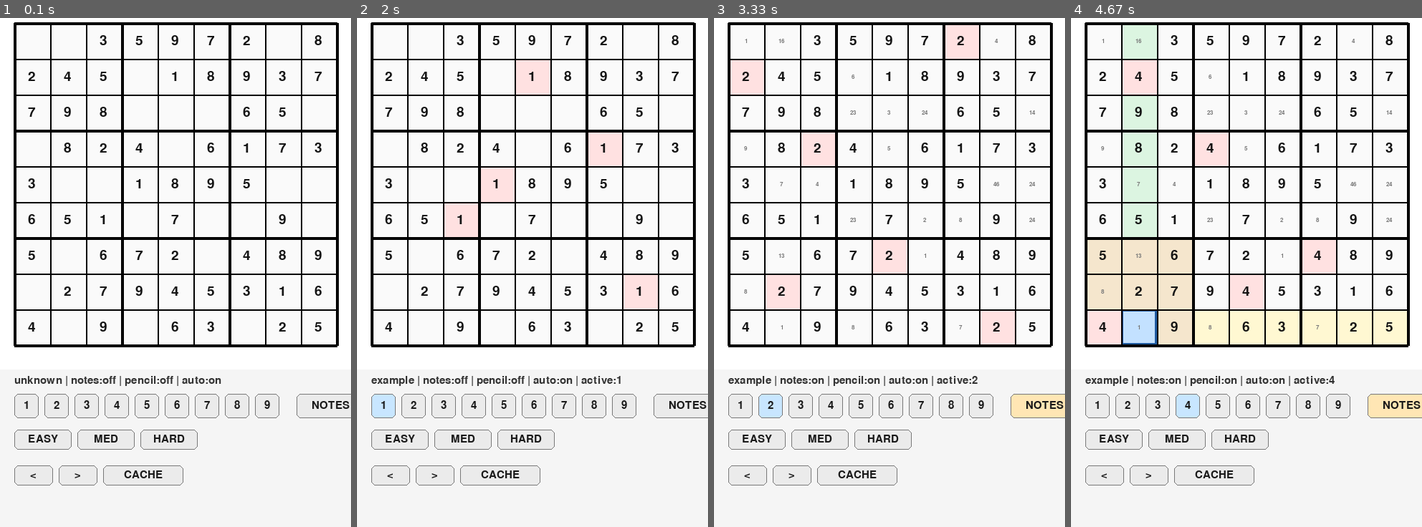
Above: before the commit, frames 1-4 (left to right).
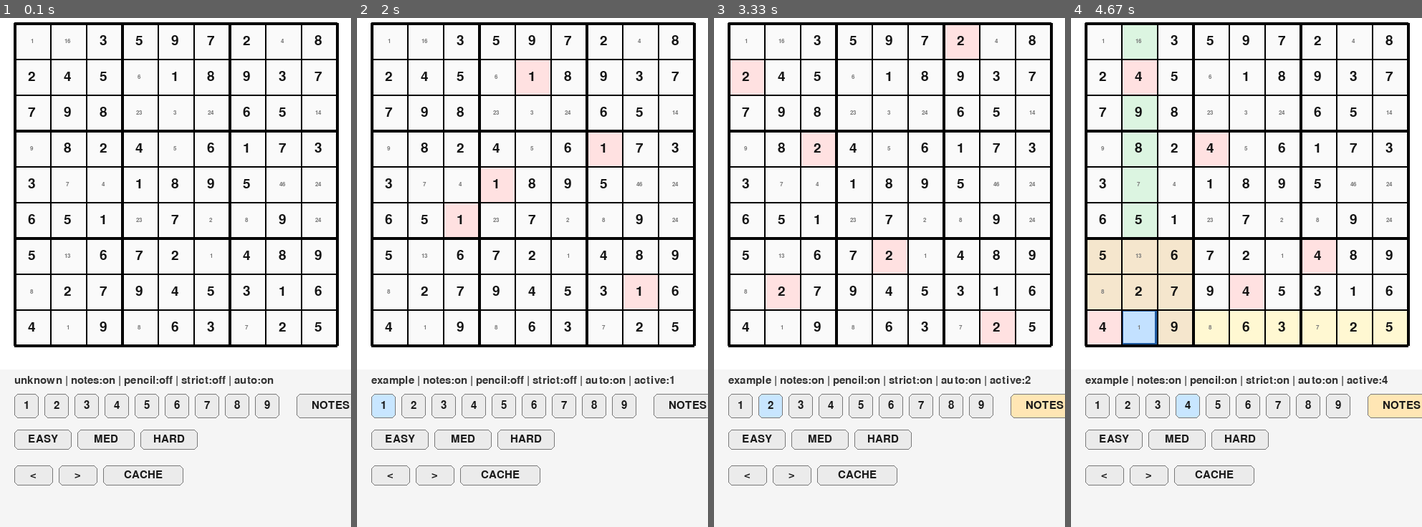
Above: after the commit, the same moments.

Repository: Isakbjer/sudoku
Game: pygame game, started from ui_pygame.py
Same seed, same stepped clock (60 frames per second), same inputs: the game is played once before the commit and once after it.
Inputs (mouse positions are in pixels of both pictures, inside the frame that each line leads up to):
- Up to frame 1 (0.1 s): no input
- Up to frame 2 (2 s): tap Z at 0.33 s; click (532, 185) at 0.72 s; tap I at 1 s; click (525, 440) at 1.38 s; click (385, 404) at 1.72 s
- Up to frame 3 (3.33 s): click (857, 476) at 2.05 s; tap N at 2.33 s; click (770, 404) at 2.72 s; tap P at 3 s
- Up to frame 4 (4.67 s): click (1134, 338) at 3.95 s; click (1186, 404) at 4.28 s; tap U at 4.57 s

The runs differ from the first frame. In frame 1, 0.5% of the frame differs, in the area x 8-92%, y 4-73%; in frame 2, 0.6%; in frame 3, 0.3%; in frame 4, 0.3%.

Commit message:
Allow mistakes and show notes

Diff:
--- a/main.py
+++ b/main.py
@@ -86,6 +86,26 @@
     return None
 
 
+def find_conflicts(grid: List[List[Optional[int]]], row: int, column: int, value: int) -> List[Tuple[int, int]]:
+    n = len(grid)
+    conflicts: Set[Tuple[int, int]] = set()
+    for c in range(n):
+        if grid[row][c] == value:
+            conflicts.add((row, c))
+    for r in range(n):
+        if grid[r][column] == value:
+            conflicts.add((r, column))
+    block = int(n**0.5)
+    br = (row // block) * block
+    bc = (column // block) * block
+    for r in range(br, br + block):
+        for c in range(bc, bc + block):
+            if grid[r][c] == value:
+                conflicts.add((r, c))
+    conflicts.discard((row, column))
+    return sorted(conflicts)
+
+
 def is_solved_grid(grid: List[List[Optional[int]]]) -> bool:
     n = len(grid)
     if any(cell is None for row in grid for cell in row):
@@ -251,6 +271,9 @@
                 if self.grid[r][c] is None:
                     self.auto_notes[(r, c)] = find_notes(self.grid, r, c)
 
+    def find_conflicts(self, row: int, column: int, value: int) -> List[Tuple[int, int]]:
+        return find_conflicts(self.grid, row, column, value)
+
     def get_notes(self, row: int, column: int) -> Set[int]:
         return self.find_notes(row, column)
 
@@ -288,6 +311,48 @@
             self.recompute_notes()
         return self.autonote
 
+    def _apply_placement(self, row: int, column: int, value: int) -> None:
+        old_value = self.grid[row][column]
+        affected = self._affected_cells(row, column)
+        snapshot = {
+            'auto': {k: set(self.auto_notes.get(k, set())) for k in affected},
+            'manual': {k: set(self.manual_notes.get(k, set())) for k in affected},
+        }
+        self.grid[row][column] = value if value not in (None, 0) else None
+        # The target cell is no longer a note cell after placement/clear.
+        self.auto_notes.pop((row, column), None)
+        self.manual_notes.pop((row, column), None)
+        if value in (None, 0):
+            if self.autonote:
+                self.recompute_notes()
+        else:
+            for key in affected:
+                if key == (row, column):
+                    continue
+                auto_notes = self.auto_notes.get(key, set())
+                auto_notes.discard(value)
+                if auto_notes:
+                    self.auto_notes[key] = auto_notes
+                elif key in self.auto_notes:
+                    del self.auto_notes[key]
+                manual_notes = self.manual_notes.get(key, set())
+                manual_notes.discard(value)
+                if manual_notes:
+                    self.manual_notes[key] = manual_notes
+                elif key in self.manual_notes:
+                    del self.manual_notes[key]
+
+        self.move_log.append(('composite', [('cell', row, column, old_value, None if value in (None, 0) else value), ('notes_snapshot', snapshot)]))
+
+    def force_move(self, row: int, column: int, value: int) -> bool:
+        n = len(self.grid)
+        if not (0 <= row < n and 0 <= column < n):
+            return False
+        if (row, column) in self.givens:
+            return False
+        self._apply_placement(row, column, value)
+        return True
+
     def try_move(self, row: int, column: int, value: int) -> Tuple[bool, List[Tuple[int, int]]]:
         """Attempt a move and return (success, conflicts).
 
@@ -301,62 +366,13 @@
             return False, [(row, column)]
         # clearing cell
         if value is None or value == 0:
-            old_value = self.grid[row][column]
-            # snapshot notes for affected cells
-            affected = self._affected_cells(row, column)
-            snapshot = {
-                'auto': {k: set(self.auto_notes.get(k, set())) for k in affected},
-                'manual': {k: set(self.manual_notes.get(k, set())) for k in affected},
-            }
-            # apply change
-            self.grid[row][column] = None
-            if self.autonote:
-                self.recompute_notes()
-            self.move_log.append(('composite', [('cell', row, column, old_value, None), ('notes_snapshot', snapshot)]))
+            self._apply_placement(row, column, 0)
             return True, []
 
-        # check conflicts
-        conflicts: List[Tuple[int, int]] = []
-        # row
-        for c in range(len(self.grid[0])):
-            if self.grid[row][c] == value:
-                conflicts.append((row, c))
-        # column
-        for r in range(len(self.grid)):
-            if self.grid[r][column] == value:
-                conflicts.append((r, column))
-        # box
-        block = int(len(self.grid) ** 0.5)
-        br = (row // block) * block
-        bc = (column // block) * block
-        for r in range(br, br + block):
-            for c in range(bc, bc + block):
-                if self.grid[r][c] == value:
-                    conflicts.append((r, c))
-        # remove duplicates and ignore the target cell itself
-        conflicts = [p for p in set(conflicts) if p != (row, column)]
+        conflicts = find_conflicts(self.grid, row, column, value)
         if conflicts:
             return False, conflicts
-
-        # perform move and record note snapshots for undo
-        old_value = self.grid[row][column]
-        affected = self._affected_cells(row, column)
-        snapshot = {
-            'auto': {k: set(self.auto_notes.get(k, set())) for k in affected},
-            'manual': {k: set(self.manual_notes.get(k, set())) for k in affected},
-        }
-        self.grid[row][column] = value
-        if (row, column) in self.manual_notes:
-            del self.manual_notes[(row, column)]
-        if self.autonote:
-            # remove this value from notes in affected cells
-            for k in affected:
-                s = self.auto_notes.get(k, set())
-                if value in s:
-                    s.discard(value)
-                    self.auto_notes[k] = s
-        # push composite entry
-        self.move_log.append(('composite', [('cell', row, column, old_value, value), ('notes_snapshot', snapshot)]))
+        self._apply_placement(row, column, value)
         return True, []
 
     def _affected_cells(self, row: int, column: int) -> Set[Tuple[int, int]]:
--- a/tests/test_puzzle_loader.py
+++ b/tests/test_puzzle_loader.py
@@ -83,6 +83,13 @@
         self.assertTrue(board.undo())
         self.assertEqual(board.find_notes(0, 0), {1})
 
+    def test_force_move_prunes_notes_without_autonote(self):
+        board = main.Board(example_games.example_grid_1)
+        board.autonote = False
+        board.manual_notes[(0, 1)] = {1, 5}
+        board.force_move(0, 0, 1)
+        self.assertNotIn(1, board.manual_notes.get((0, 1), set()))
+
     def test_cache_roundtrip(self):
         with TemporaryDirectory() as tmpdir:
             cache_path = Path(tmpdir) / "puzzles.json"
--- a/ui_pygame.py
+++ b/ui_pygame.py
@@ -78,6 +78,14 @@
     return pygame.Rect(MARGIN + 9 * (BUTTON_SIZE + BUTTON_GAP) + 124, panel_top + 34, 96, BUTTON_SIZE)
 
 
+def _undo_button_rect(panel_top: int) -> pygame.Rect:
+    return pygame.Rect(MARGIN + 9 * (BUTTON_SIZE + BUTTON_GAP) + 232, panel_top + 34, 76, BUTTON_SIZE)
+
+
+def _strict_button_rect(panel_top: int) -> pygame.Rect:
+    return pygame.Rect(MARGIN + 9 * (BUTTON_SIZE + BUTTON_GAP) + 316, panel_top + 34, 84, BUTTON_SIZE)
+
+
 def _difficulty_rect(panel_top: int, label_index: int) -> pygame.Rect:
     left = MARGIN + label_index * 88
     return pygame.Rect(left, panel_top + 84, 80, 28)
@@ -109,8 +117,8 @@
     active_number: Optional[int] = None,
     show_incorrect: bool = False,
     flash_cells: set | None = None,
-    show_notes: bool = False,
     note_mode: bool = False,
+    strict_mode: bool = False,
     browser_index: Optional[int] = None,
     browser_total: Optional[int] = None,
 ) -> pygame.Surface:
@@ -176,7 +184,7 @@
                         color = (180, 30, 30)
                 txt = font.render(str(value), True, color)
                 surface.blit(txt, (rect.x + (CELL - txt.get_width()) // 2, rect.y + (CELL - txt.get_height()) // 2))
-            elif show_notes:
+            else:
                 if hasattr(board, "get_notes"):
                     notes = board.get_notes(r, c)
                 elif hasattr(board, "find_notes"):
@@ -198,7 +206,7 @@
     panel_font = pygame.font.SysFont(None, 22)
     difficulty = getattr(board, "difficulty", None) or "unknown"
     autonote = getattr(board, "autonote", False)
-    status = f"{difficulty} | notes:{'on' if show_notes else 'off'} | pencil:{'on' if note_mode else 'off'} | auto:{'on' if autonote else 'off'}"
+    status = f"{difficulty} | notes:on | pencil:{'on' if note_mode else 'off'} | strict:{'on' if strict_mode else 'off'} | auto:{'on' if autonote else 'off'}"
     if active_number is not None:
         status += f" | active:{active_number}"
     if browser_index is not None and browser_total:
@@ -224,6 +232,18 @@
     pygame.draw.rect(surface, (120, 120, 120), clear_rect, 1, border_radius=6)
     clear_txt = panel_font.render("CLEAR", True, (25, 25, 25))
     surface.blit(clear_txt, (clear_rect.x + (clear_rect.width - clear_txt.get_width()) // 2, clear_rect.y + (clear_rect.height - clear_txt.get_height()) // 2))
+
+    undo_rect = _undo_button_rect(panel_top)
+    pygame.draw.rect(surface, COLOR_BUTTON, undo_rect, border_radius=6)
+    pygame.draw.rect(surface, (120, 120, 120), undo_rect, 1, border_radius=6)
+    undo_txt = panel_font.render("UNDO", True, (25, 25, 25))
+    surface.blit(undo_txt, (undo_rect.x + (undo_rect.width - undo_txt.get_width()) // 2, undo_rect.y + (undo_rect.height - undo_txt.get_height()) // 2))
+
+    strict_rect = _strict_button_rect(panel_top)
+    pygame.draw.rect(surface, COLOR_BUTTON_ACTIVE if strict_mode else COLOR_BUTTON, strict_rect, border_radius=6)
+    pygame.draw.rect(surface, (120, 120, 120), strict_rect, 1, border_radius=6)
+    strict_txt = panel_font.render("STRICT", True, (25, 25, 25))
+    surface.blit(strict_txt, (strict_rect.x + (strict_rect.width - strict_txt.get_width()) // 2, strict_rect.y + (strict_rect.height - strict_txt.get_height()) // 2))
 
     prev_rect = _browse_prev_rect(panel_top)
     next_rect = _browse_next_rect(panel_top)
@@ -254,8 +274,8 @@
     selected: Tuple[int, int] | None = None
     active_number: Optional[int] = None
     show_incorrect = False
-    show_notes = False
     note_mode = False
+    strict_mode = False
     flash_cells = set()
     flash_end = 0
     puzzle_cache = puzzle_loader.load_cached_puzzles()
@@ -270,7 +290,7 @@
         difficulty = getattr(board, "difficulty", None) or "unknown"
         autonote = getattr(board, "autonote", False)
         pygame.display.set_caption(
-            f"Sudoku [{difficulty}] | notes:{'on' if show_notes else 'off'} | pencil:{'on' if note_mode else 'off'} | auto:{'on' if autonote else 'off'}"
+            f"Sudoku [{difficulty}] | notes:on | pencil:{'on' if note_mode else 'off'} | strict:{'on' if strict_mode else 'off'} | auto:{'on' if autonote else 'off'}"
         )
 
     def load_difficulty(difficulty: str):
@@ -351,7 +371,7 @@
         if not main.is_solved_grid(grid):
             return
         difficulty = getattr(board, "difficulty", None) or "unknown"
-        helped = bool(show_notes or note_mode or (hasattr(board, "autonote") and not board.autonote))
+        helped = bool(note_mode or (hasattr(board, "autonote") and board.autonote) or not strict_mode)
         elapsed = monotonic() - puzzle_started_at
         performance_stats.record_leaderboard_entry(
             difficulty=difficulty,
@@ -365,10 +385,21 @@
         load_puzzle(puzzle_cache[0])
 
     def place_number(row: int, column: int, number: int):
-        if hasattr(board, "try_move"):
-            return board.try_move(row, column, number)
-        success = board.make_move(row, column, number)
-        return success, []
+        if strict_mode:
+            if hasattr(board, "try_move"):
+                return board.try_move(row, column, number)
+            success = board.make_move(row, column, number)
+            return success, []
+
+        if hasattr(board, "find_conflicts"):
+            conflicts = board.find_conflicts(row, column, number)
+        else:
+            conflicts = main.find_conflicts(grid, row, column, number)
+        if hasattr(board, "force_move"):
+            success = board.force_move(row, column, number)
+        else:
+            success = board.make_move(row, column, number)
+        return success, conflicts
 
     def toggle_note(row: int, column: int, number: int):
         if hasattr(board, "toggle_note"):
@@ -402,6 +433,9 @@
                         else:
                             ok, conflicts = place_number(row, column, active_number)
                             if not ok and conflicts:
+                                flash_cells = set(conflicts)
+                                flash_end = pygame.time.get_ticks() + 450
+                            elif conflicts:
                                 flash_cells = set(conflicts)
                                 flash_end = pygame.time.get_ticks() + 450
                             else:
@@ -435,6 +469,11 @@
                     elif _clear_button_rect(panel_top).collidepoint(ev.pos):
                         active_number = None
                         update_caption()
+                    elif _undo_button_rect(panel_top).collidepoint(ev.pos):
+                        board.undo()
+                    elif _strict_button_rect(panel_top).collidepoint(ev.pos):
+                        strict_mode = not strict_mode
+                        update_caption()
 
             elif ev.type == pygame.KEYDOWN:
                 if ev.key == pygame.K_ESCAPE:
@@ -456,6 +495,9 @@
                         if not ok and conflicts:
                             flash_cells = set(conflicts)
                             flash_end = pygame.time.get_ticks() + 450
+                        elif conflicts:
+                            flash_cells = set(conflicts)
+                            flash_end = pygame.time.get_ticks() + 450
                     else:
                         active_number = None if active_number == number else number
                         update_caption()
@@ -470,10 +512,10 @@
                     show_incorrect = not show_incorrect
                     update_caption()
                 elif ev.key == pygame.K_n:
-                    show_notes = not show_notes
+                    note_mode = not note_mode
                     update_caption()
                 elif ev.key == pygame.K_p:
-                    note_mode = not note_mode
+                    strict_mode = not strict_mode
                     update_caption()
                 elif ev.key == pygame.K_a and hasattr(board, "toggle_autonote"):
                     board.toggle_autonote()
@@ -505,8 +547,8 @@
             active_number=active_number,
             show_incorrect=show_incorrect,
             flash_cells=flash_cells,
-            show_notes=show_notes,
             note_mode=note_mode,
+            strict_mode=strict_mode,
             browser_index=puzzle_index if puzzle_cache else None,
             browser_total=len(puzzle_cache) if puzzle_cache else None,
         )
